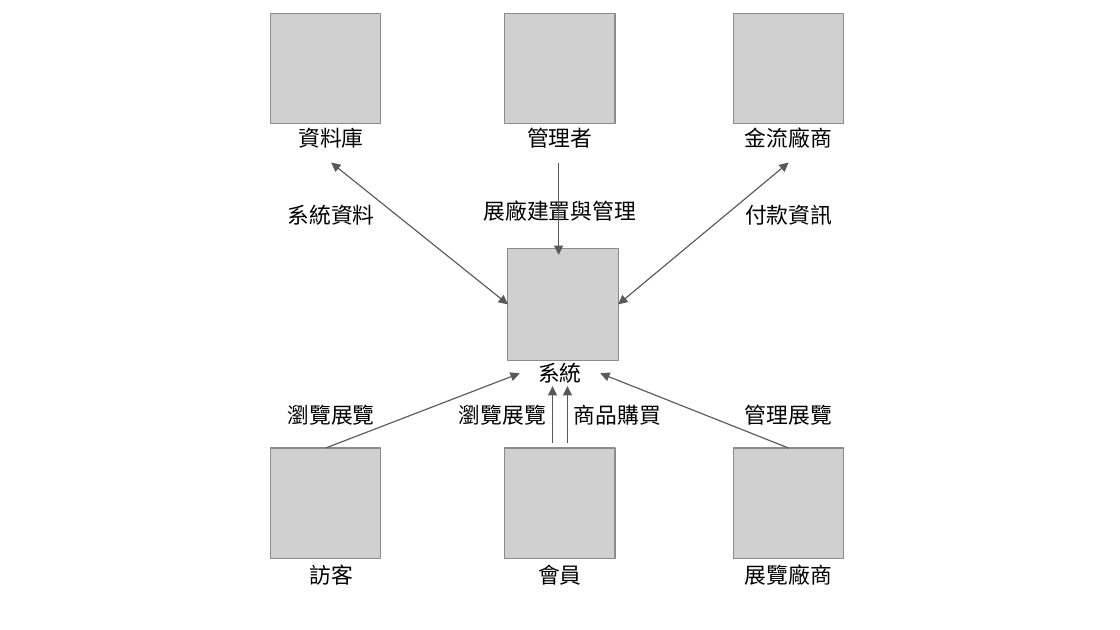
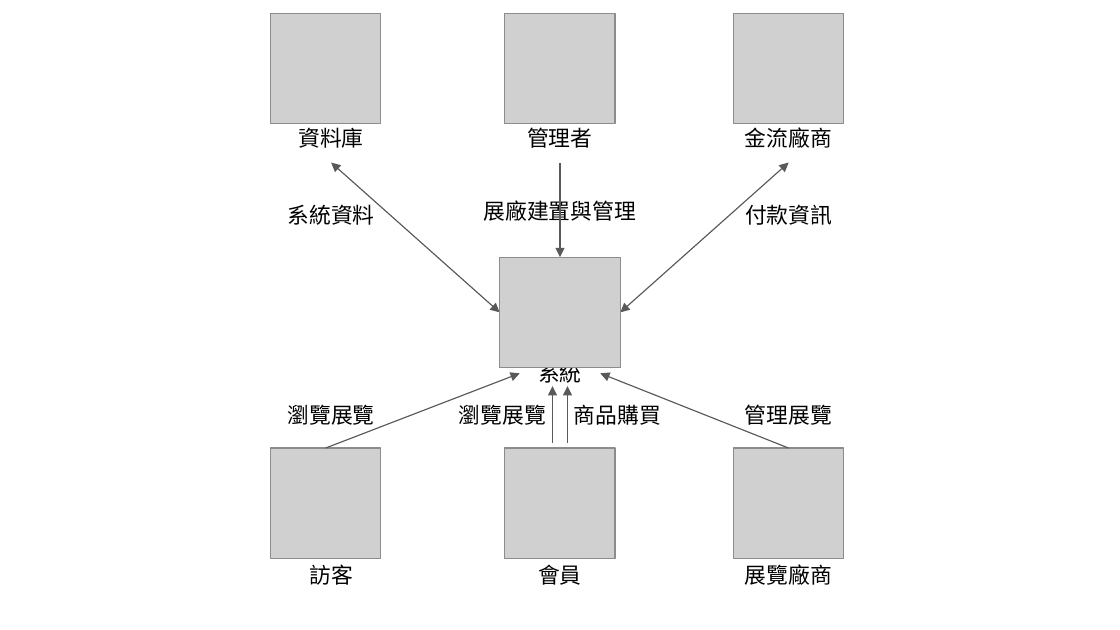
Before and after one commit to 110203/110203, a slide deck: slide 1 of document/第3章系統規格/系統架構.pptx. Drawn at 1120x630 pixels with LibreOffice and Linux fonts; fonts in the diff are those of the drawing; grey boxes stand for pictures. Boxes give left, top, right and bottom in pixels: in the first picture for what was removed or moved away, otherwise in the second. Text is boxed around its words. In the diff, an @@ line names an element or a change of style, - is before the commit and + after.

```diff
--- a/document/第3章系統規格/系統架構.pptx
+++ b/document/第3章系統規格/系統架構.pptx
@@ double arrow moved from (332, 162) - (508, 305) to (332, 162) - (500, 312) @@
@@ double arrow moved from (788, 162) - (618, 305) to (788, 162) - (620, 312) @@
@@ picture: place and size @@
-picture at (508,249,618,361)
+picture at (500,258,620,367)
```
Also in this commit, not shown: 1 other file.
